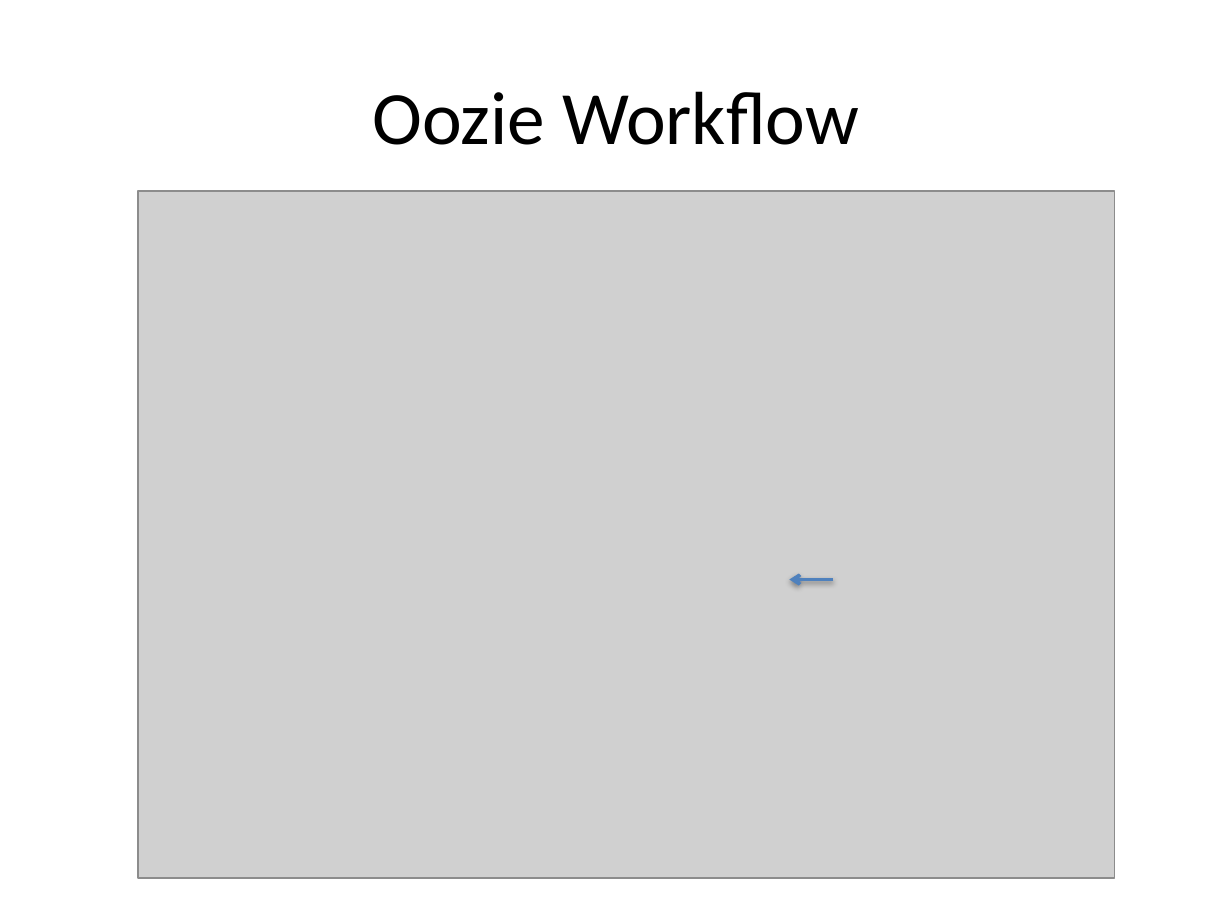
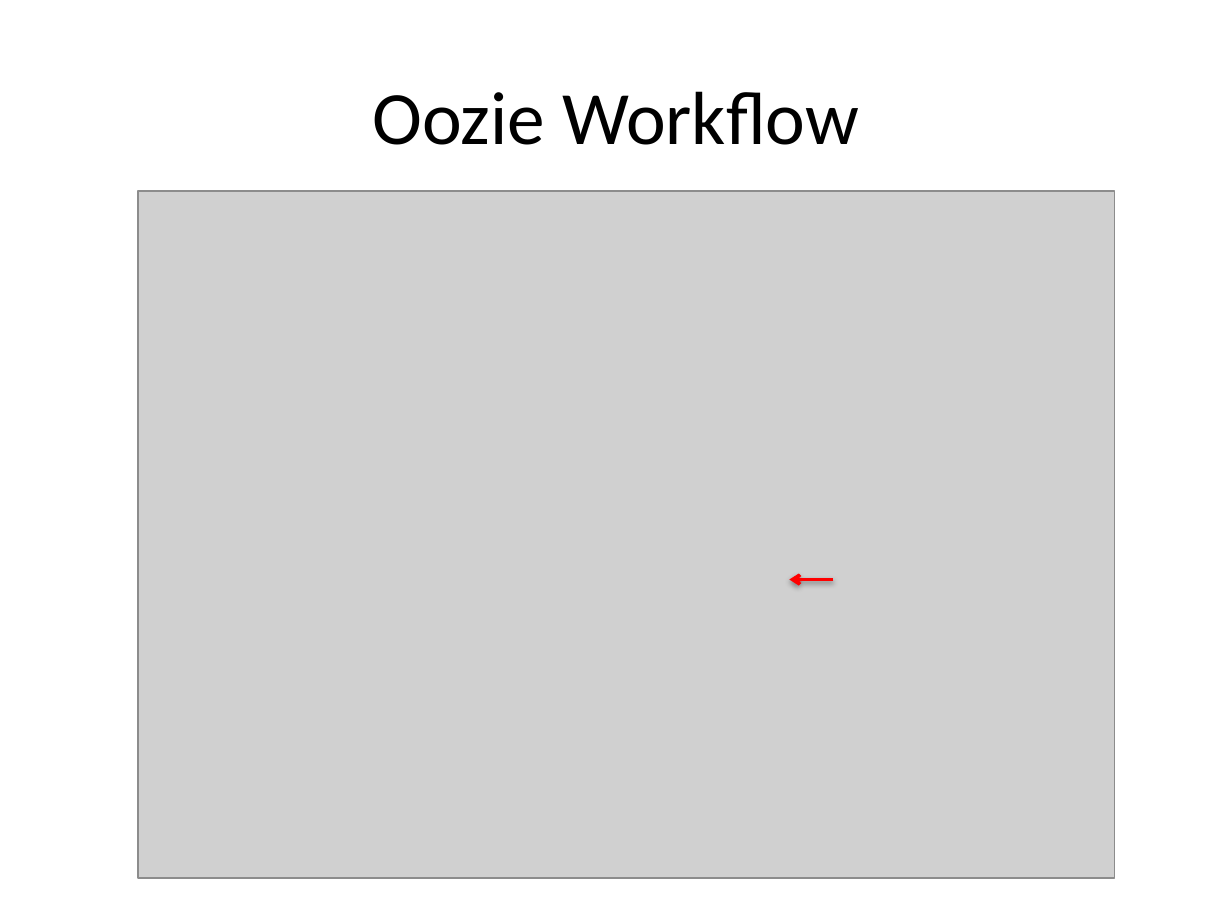
Before and after one commit to jayurbain/HadoopIntro, a slide deck: slide 20 of MapReduce 1.pptx. Drawn at 1232x924 pixels with LibreOffice and Linux fonts; fonts in the diff are those of the drawing; grey boxes stand for pictures. Boxes give left, top, right and bottom in pixels: in the first picture for what was removed or moved away, otherwise in the second. Text is boxed around its words. In the diff, an @@ line names an element or a change of style, - is before the commit and + after.

```diff
--- a/MapReduce 1.pptx
+++ b/MapReduce 1.pptx
@@ arrow (834, 579) - (790, 579): stroke #4F81BD 2 pt to #FF0000 2 pt @@
```
Also in this commit, not shown: 12 other slides changed.
